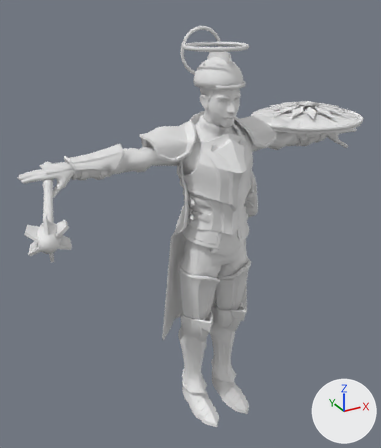
What one commit did to the glTF model unity/Tools~/models/heroes_hd/SB_Hero_lucan_HD.glb.
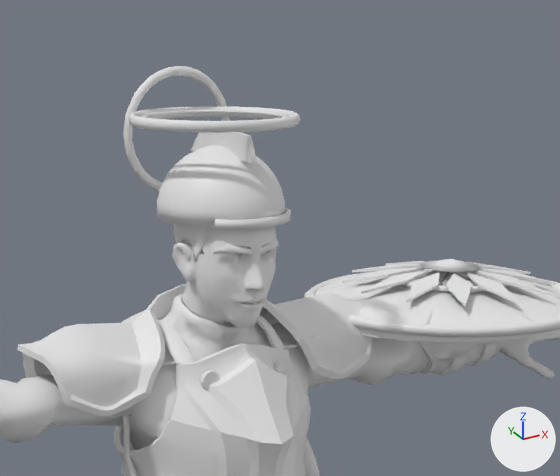
Old and new are each drawn whole from a 50 mm camera at (-1.26, -2.01, 2.13) aimed at (-0.15, 0.01, 1.12) and again close up on the part from 35% to 92% of the width and 0% to 41% of the height. Arrows for +X, +Y and +Z are at lower right; the lights stay in place. The last two pictures show the newer version. Vertices at exactly the same position are counted once.

In view in the first close-up: 'SB_Hero_lucan'.
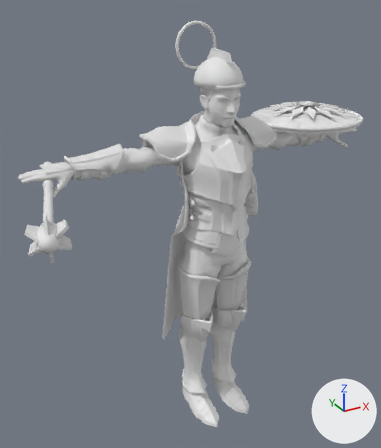
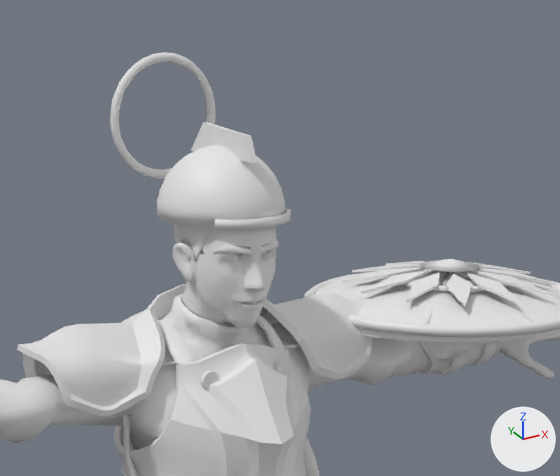
Boxes [x1, y1, x2, y2] around the edits, measured in the close-ups (560 x 476 px):
'SB_Hero_lucan', reshaped
    before: [0, 66, 560, 476]
    after: [0, 52, 560, 476]
part 1 of me_face, added
    after: [110, 52, 216, 179]
part 2 of me_face, deleted
    before: [129, 106, 300, 133]
part 3 of me_face, deleted
    before: [123, 66, 230, 191]
part 4 of me_face, deleted
    before: [142, 109, 287, 118]

The edits, one by one:
me_face is used by ob_sb_hero_lucan; location (0.0, 0.0, 0.0).
me_face had 14466 vertices, 23432 faces and spanned x -1.0..0.9, y -0.55..0.34, z -0.01..1.99.
me_face now has 14376 vertices, 23396 faces and spans x -1.0..0.9, y -0.55..0.34, z -0.01..2.01.
me_face part 1: a new loose piece of 215 vertices spanning x -0.11..0.11, y 0.21..0.23, z 1.79..2.01.
me_face part 2: the loose piece of 212 vertices spanning x -0.15..0.15, y -0.09..0.19, z 1.9..1.92 is deleted.
me_face part 3: the loose piece of 193 vertices spanning x -0.11..0.11, y 0.16..0.18, z 1.77..1.99 is deleted.
me_face part 4: the loose piece of 152 vertices spanning x -0.12..0.12, y -0.07..0.17, z 1.91..1.92 is deleted.
Other edits to the shape of me_face do not show in these pictures.
